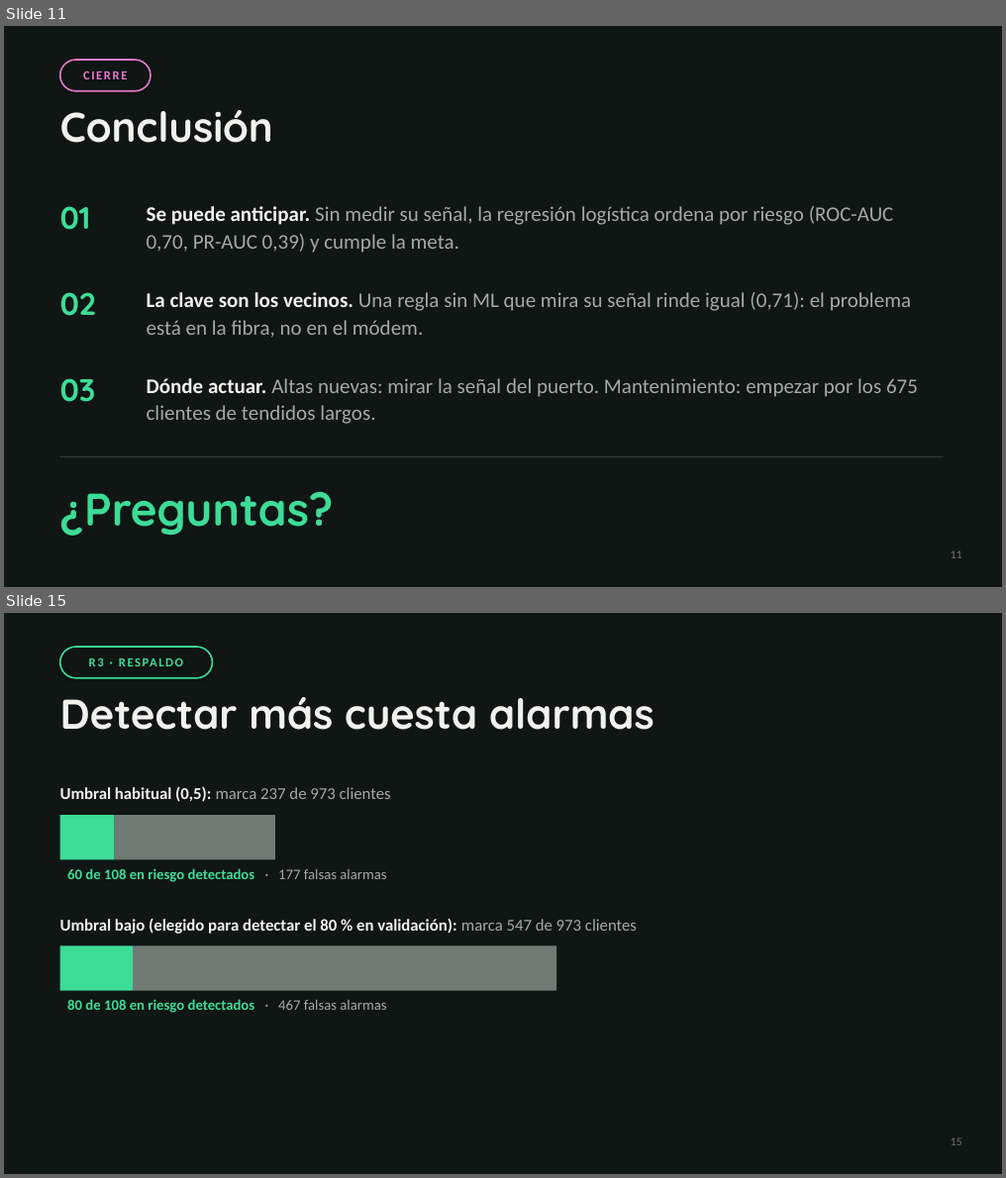
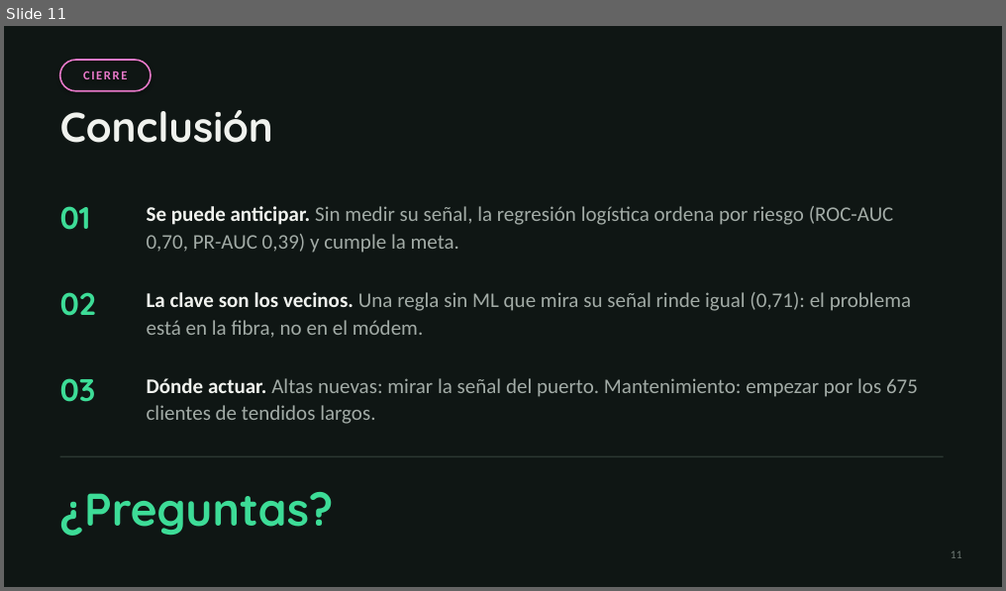
Before and after one commit to forzanijuan22/red-gpon-tp4, a slide deck: trabajos_practicos/presentaciones/TP3_presentacion.pptx. Shown one above the other, each under a label of ours: slides 11 and 15 before the commit, slide 11 after it; the slides between them are not shown. The pictures are 1006x1178 and 1006x591 pixels, drawn with LibreOffice and Linux fonts; fonts in the diff are those of the drawing. Boxes give left, top, right and bottom in pixels: in the first picture for what was removed or moved away, otherwise in the second. Text is boxed around its words. In the diff, an @@ line names an element or a change of style, - is before the commit and + after.

```diff
--- a/trabajos_practicos/presentaciones/TP3_presentacion.pptx
+++ b/trabajos_practicos/presentaciones/TP3_presentacion.pptx
@@ slide 15 removed at (4,613,1002,1174), background #0F1614 @@
@@ rounded rectangle removed at (60,647,212,678) @@
-R3 · RESPALDO
@@ text removed at (60,697,654,730) @@
-Detectar más cuesta alarmas
@@ text removed at (60,786,391,802) @@
-Umbral habitual (0,5): marca 237 de 973 clientes
@@ rectangle removed at (60,815,115,861) @@
@@ rectangle removed at (115,815,275,861) @@
@@ text removed at (67,868,386,882) @@
-60 de 108 en riesgo detectados · 177 falsas alarmas
@@ text removed at (60,918,637,934) @@
-Umbral bajo (elegido para detectar el 80 % en validación): marca 547 de 973 clientes
@@ rectangle removed at (60,947,133,991) @@
@@ rectangle removed at (133,947,556,991) @@
@@ text removed at (67,999,386,1013) @@
-80 de 108 en riesgo detectados · 467 falsas alarmas
@@ text removed at (950,1139,962,1146) @@
-15
```
Also in this commit, not shown: 4 other slides removed, 4 other files.
